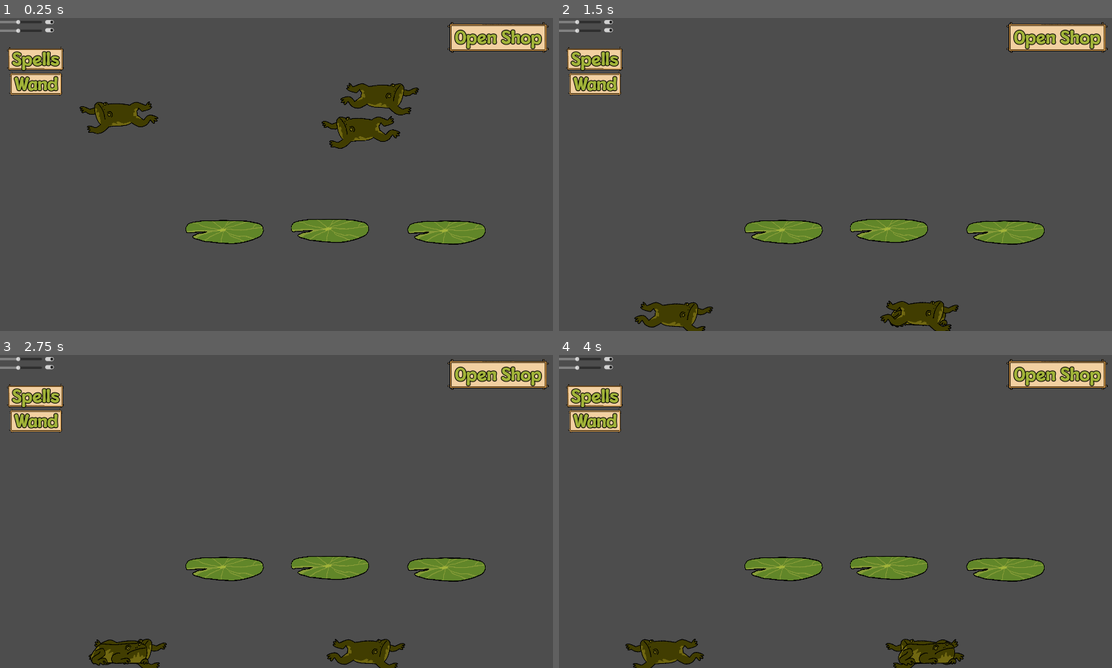
Above: before the commit, frames 1-4 (two rows, left to right).
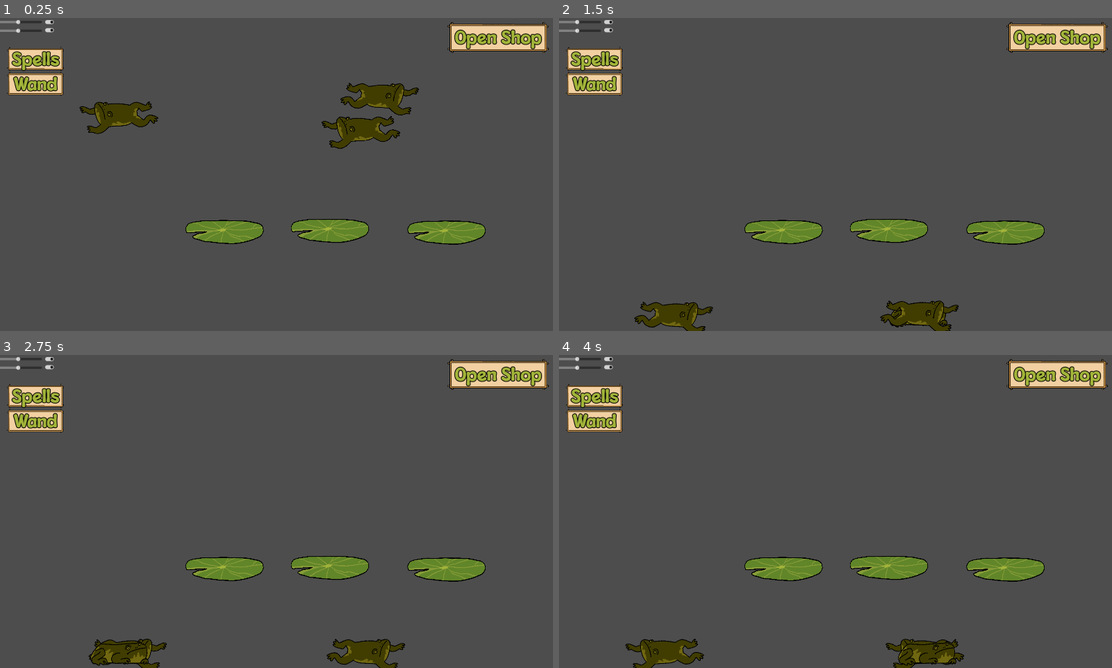
Above: after the commit, the same moments.

Repository: NotTom31/FroggeeToadems
Game: Godot game, scene res://Scenes/Levels/Test/brendan-testing.tscn
Two runs of this game, one before a commit and one after it. Both use one fixed random seed, a clock stepped at 60 frames per second and the inputs below. This scene is started directly instead of the project's main scene.
Inputs (mouse positions are in pixels of both pictures, inside the frame that each line leads up to):
- Up to frame 1 (0.25 s): no input
- Up to frame 2 (1.5 s): move the mouse to (918, 165) at 0.52 s; hold Right (ui_right) from 0.53 s (still down); click (918, 165) at 0.67 s; tap Up (ui_up) at 0.77 s; move the mouse to (918, 315) at 1.27 s; click (918, 315) at 1.42 s
- Up to frame 3 (2.75 s): tap Up (ui_up) at 1.52 s; move the mouse to (116, 655) at 2.02 s; release Right (ui_right) at 2.03 s; hold Left (ui_left) from 2.03 s (still down); click (116, 655) at 2.17 s
- Up to frame 4 (4 s): move the mouse to (680, 652) at 2.77 s; release Left (ui_left) at 2.78 s; hold Right (ui_right) from 2.78 s (still down); click (680, 652) at 2.92 s; tap Up (ui_up) at 3.02, 3.77 s; move the mouse to (923, 655) at 3.52 s; click (923, 655) at 3.67 s

The runs differ from the first frame. In frame 1, 0.3% of the frame differs, in the area x 1-12%, y 17-25%; in frame 2, 0.3%; in frame 3, 0.3%; in frame 4, 0.3%.

Commit message:
wand and spell button are same size

Diff:
--- a/Scenes/Levels/Test/Main-Scene-Tom.tscn
+++ b/Scenes/Levels/Test/Main-Scene-Tom.tscn
@@ -32,16 +32,19 @@
 [node name="MagicManager" parent="." instance=ExtResource("2_k1b8b")]
 
 [node name="Wand" parent="." instance=ExtResource("3_t5ep4")]
-offset_left = 110.0
+offset_left = 102.0
 offset_top = 254.0
-offset_right = 110.0
+offset_right = 102.0
 offset_bottom = 254.0
 
 [node name="Button" parent="Wand" index="0"]
 offset_left = -65.0
 offset_top = -53.0
-offset_right = 94.0
+offset_right = 107.0
 offset_bottom = 15.0
+
+[node name="SpellUi" parent="." node_paths=PackedStringArray("magic") instance=ExtResource("9_7b8ed")]
+magic = NodePath("../MagicManager")
 
 [node name="Canvas_Shop" parent="." instance=ExtResource("2_llarb")]
 
@@ -84,9 +87,6 @@
 position = Vector2(803, 1438)
 rotation = 1.56767
 
-[node name="SpellUi" parent="." node_paths=PackedStringArray("magic") instance=ExtResource("9_7b8ed")]
-magic = NodePath("../MagicManager")
-
 [node name="WinScreen" parent="." node_paths=PackedStringArray("level_manager") instance=ExtResource("12_vsh5q")]
 level_manager = NodePath("..")
 
--- a/Scenes/UI/canvas_menu.tscn
+++ b/Scenes/UI/canvas_menu.tscn
@@ -4,11 +4,10 @@
 
 [node name="Canvas_Menu" type="CanvasLayer"]
 
-[node name="Main Menu" parent="." node_paths=PackedStringArray("main") instance=ExtResource("1_0k2ta")]
+[node name="Main Menu" parent="." instance=ExtResource("1_0k2ta")]
 offset_left = -1.0
 offset_top = -8.0
 offset_right = -1.0
 offset_bottom = -8.0
-main = NodePath("")
 
 [editable path="Main Menu"]
